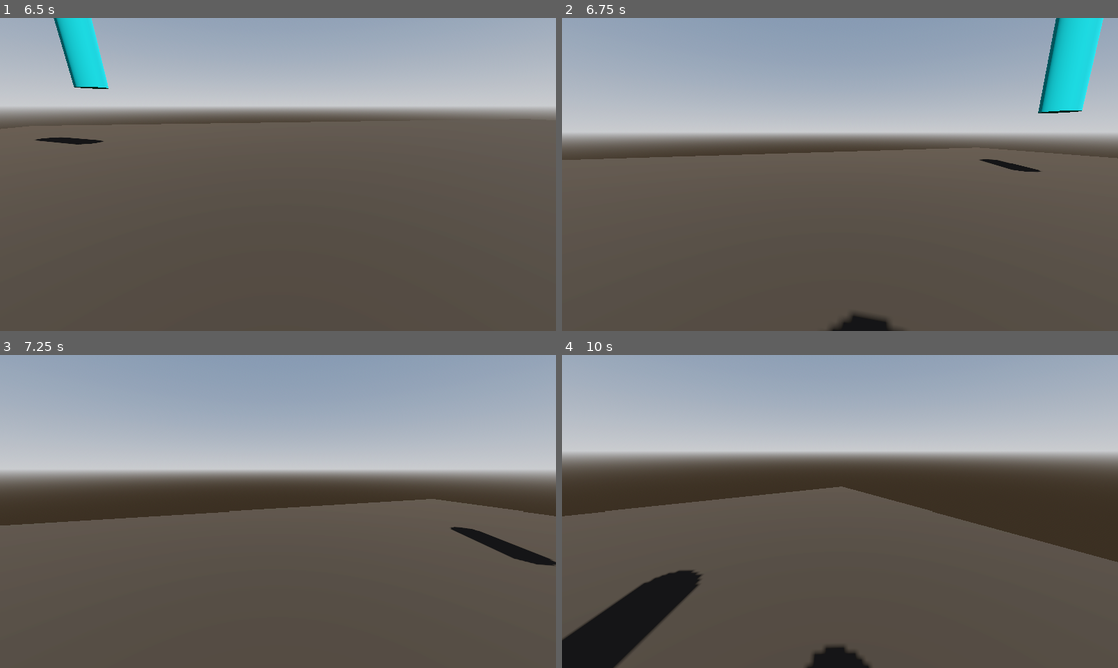
Above: before the commit, frames 1-4 (two rows, left to right).
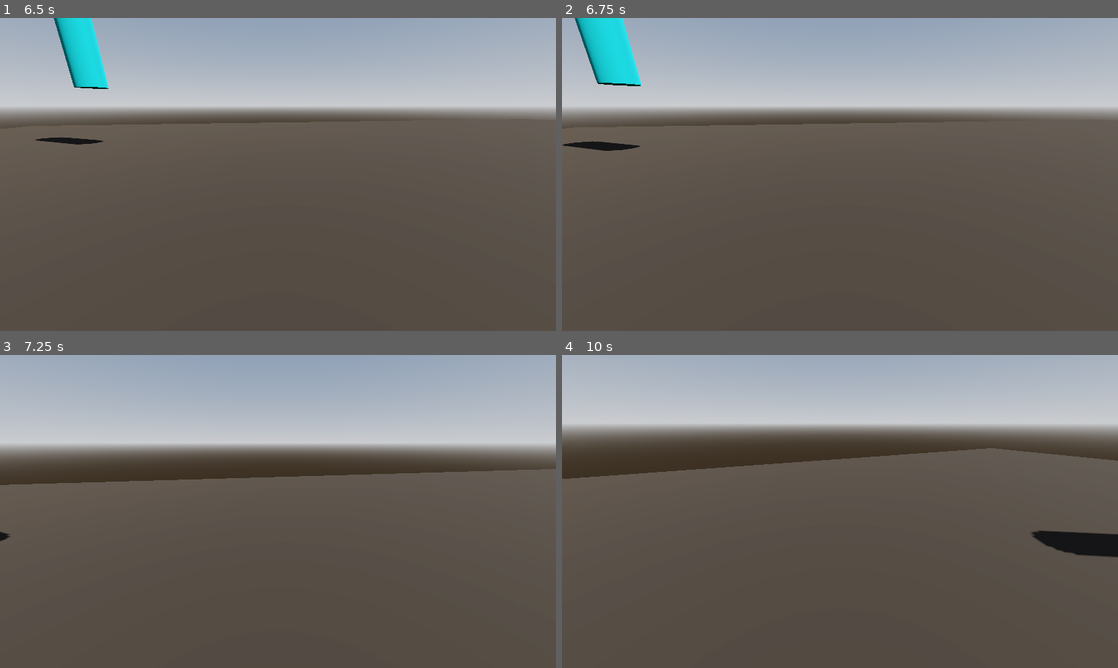
Above: after the commit, the same moments.

Repository: Isaaa43/Saudavel-e-Balanceado
Game: Godot game, scene res://cenas/main_game.tscn
Same seed, same stepped clock (60 frames per second), same inputs: the game is played once before the commit and once after it.
Inputs (mouse positions are in pixels of both pictures, inside the frame that each line leads up to):
- Up to frame 1 (6.5 s): click "Jogar" at 0.5 s; click "Host" at 1.25 s; click "Começar Partida" at 2 s; move the mouse to (400, 158) at 2.77 s; hold D (direita) 2.78-3.53 s; click (400, 158) at 2.92 s; tap Space (pular) at 3.02, 3.77, 5.27, 6.02 s; move the mouse to (250, 174) at 3.52 s; hold W (frente) from 3.53 s (still down); click (250, 174) at 3.67 s; move the mouse to (289, 168) at 4.27 s; click (289, 168) at 4.42 s; move the mouse to (272, 180) at 5.02 s; click (272, 180) at 5.17 s; move the mouse to (316, 177) at 5.77 s; click (316, 177) at 5.92 s; tap P (debug, bound only after the commit) at 6.4 s
- Up to frame 2 (6.75 s): keep holding W (frente); move the mouse to (795, 171) at 6.52 s; click (795, 171) at 6.67 s
- Up to frame 3 (7.25 s): keep holding W (frente); tap Space (pular) at 6.77 s
- Up to frame 4 (10 s): move the mouse to (845, 511) at 7.27 s; click (845, 511) at 7.42 s; move the mouse to (817, 505) at 8.02 s; release W (frente) at 8.03 s; hold D (direita) 8.03-8.78 s; click (817, 505) at 8.17 s; tap Space (pular) at 8.27, 9.02, 9.77 s; move the mouse to (867, 511) at 8.77 s; hold W (frente) from 8.78 s (still down); click (867, 511) at 8.92 s; move the mouse to (812, 511) at 9.52 s; click (812, 511) at 9.67 s

Frame 1 is identical in both runs. In frame 2, 17% of the frame differs, in the area x 0-100%, y 0-100%; in frame 3, 19%; in frame 4, 30%, in the area x 0-100%, y 17-100%.

Commit message:
criado input debug que sai da partida
criada inputmap de debug ao apertar 'p' para sair da partida

Diff:
--- a/luta-magos/project.godot
+++ b/luta-magos/project.godot
@@ -78,6 +78,11 @@
 "events": [Object(InputEventMouseButton,"resource_local_to_scene":false,"resource_name":"","device":-1,"window_id":0,"a …(253 unchanged characters)…
 ]
 }
+debug={
+"deadzone": 0.2,
+"events": [Object(InputEventKey,"resource_local_to_scene":false,"resource_name":"","device":-1,"window_id":0,"alt_pressed":false,"shift_pressed":false,"ctrl_pressed":false,"meta_pressed":false,"pressed":false,"keycode":0,"physical_keycode":80,"key_label":0,"unicode":112,"location":0,"echo":false,"script":null)
+]
+}
 
 [physics]
 
--- a/luta-magos/scripts/game/game_adm.gd
+++ b/luta-magos/scripts/game/game_adm.gd
@@ -1 +1,6 @@
 extends Node
+
+func _process(delta: float) -> void:
+	if Input.is_action_just_pressed("debug"):
+		Input.set_mouse_mode(Input.MOUSE_MODE_VISIBLE)
+		NetworkServer.terminar_partida()
--- a/luta-magos/scripts/menus/menu_partida.gd
+++ b/luta-magos/scripts/menus/menu_partida.gd
@@ -17,6 +17,7 @@
 var passiva_selecionada : Button = null
 
 # TODO: solucao melhor
+# TODO: Criar autoload para manter o log das acoes de rede
 func add_log(txt : String) -> void:
 	label_log.text += '\n' + txt
 
--- a/luta-magos/scripts/network/network.gd
+++ b/luta-magos/scripts/network/network.gd
@@ -3,6 +3,8 @@
 signal on_peer_connected(peer_id)
 signal on_peer_disconnected(peer_id)
 signal on_connected_to_server
+
+const SERVER_ID := 1
 
 const PORT			:= 54321
 const IP_ADDR		:= "localhost"
@@ -10,9 +12,13 @@
 
 var network_peer = ENetMultiplayerPeer.new()
 
-var is_client : bool = false
+var is_running: bool = false
+var is_server : bool = false
 
 func start() -> void:
+	if is_running: return
+	is_running = true
+
 	multiplayer.peer_connected.connect(_on_peer_connected)
 	multiplayer.peer_disconnected.connect(_on_peer_disconnected)
 	multiplayer.connected_to_server.connect(_on_connected_to_server)
@@ -30,6 +36,8 @@
 	multiplayer.multiplayer_peer = network_peer
 	set_process(true)
 
+	is_server = true
+
 func create_client() -> void:
 	var err := network_peer.create_client(IP_ADDR, PORT)
 	if err == OK:
@@ -40,7 +48,6 @@
 
 	multiplayer.multiplayer_peer = network_peer
 	set_process(true)
-	#is_client = true
 
 func _ready() -> void:
 	set_process(false)
--- a/luta-magos/scripts/network/network_client.gd
+++ b/luta-magos/scripts/network/network_client.gd
@@ -1,6 +1,4 @@
 extends Node
-
-const SERVER_ID := 1
 
 # -----------------------------------------------------------------------------
 # Lobby
@@ -16,7 +14,7 @@
 	var dados := criar_dados_jogador()
 
 	# Send to server
-	NetworkServer.registrar_jogador.rpc_id(SERVER_ID, dados.to_dict())
+	NetworkServer.registrar_jogador.rpc_id(Network.SERVER_ID, dados.to_dict())
 
 	TrocaCenaTemp.go_to_menu_partida()
 	TrocaCenaTemp.partida.add_log("Entrou no lobby")
--- a/luta-magos/scripts/network/network_server.gd
+++ b/luta-magos/scripts/network/network_server.gd
@@ -16,7 +16,7 @@
 	Network.on_peer_disconnected.connect(_lobby_rem_jogador)
 	# cria os dados do jogador que criou o lobby
 	var dados_jog := NetworkClient.criar_dados_jogador()
-	dados_jogador_por_peer_id[NetworkClient.SERVER_ID] = dados_jog
+	dados_jogador_por_peer_id[Network.SERVER_ID] = dados_jog
 
 func _lobby_add_jogador(peer_id: int) -> void:
 	TrocaCenaTemp.partida.add_log("Jogador entrando (id: %d)" % peer_id)
@@ -49,7 +49,7 @@
 # -----------------------------------------------------------------------------
 
 func iniciar_partida() -> void:
-	for peer_id in dados_jogador_por_peer_id.keys():
+	for peer_id : int in dados_jogador_por_peer_id.keys():
 		_peer_iniciar_partida.rpc_id(peer_id)
 
 @rpc("authority", "call_local", "reliable")
@@ -62,7 +62,23 @@
 
 	for peer_id : int in dados_jogador_por_peer_id.keys():
 		var dados_jog : DadosJogador = dados_jogador_por_peer_id[peer_id]
-		spawn_jogador(dados_jog, peer_id)
+		_spawn_jogador(dados_jog, peer_id)
 
-func spawn_jogador(dados_jog : DadosJogador, peer_id: int) -> void:
+func _spawn_jogador(dados_jog : DadosJogador, peer_id: int) -> void:
 	emit_signal("spawnar_jogador", dados_jog, peer_id)
+
+func terminar_partida() -> void:
+	if Network.is_server:
+		_server_terminar_partida()
+	else:
+		_server_terminar_partida.rpc_id(Network.SERVER_ID)
+
+@rpc("any_peer", "call_remote", "reliable")
+func _server_terminar_partida() -> void:
+	for peer_id : int in dados_jogador_por_peer_id.keys():
+		_peer_terminar_partida.rpc_id(peer_id)
+
+@rpc("authority", "call_local", "reliable")
+func _peer_terminar_partida() -> void:
+	#TODO: Network.server_disconnected ?
+	TrocaCenaTemp.go_to_menu_inicial()
